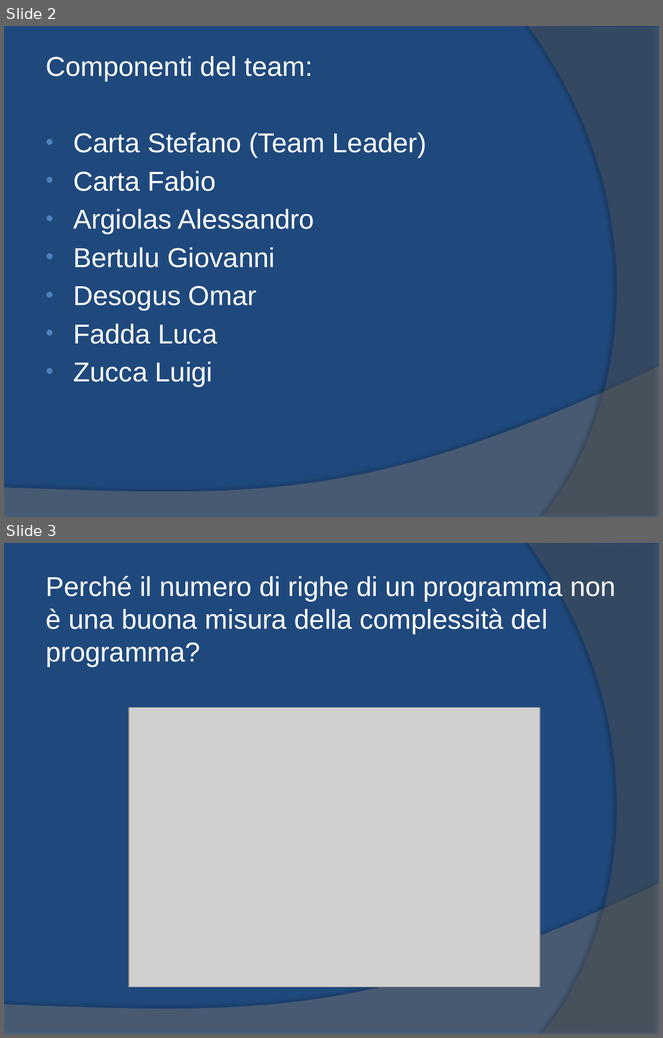
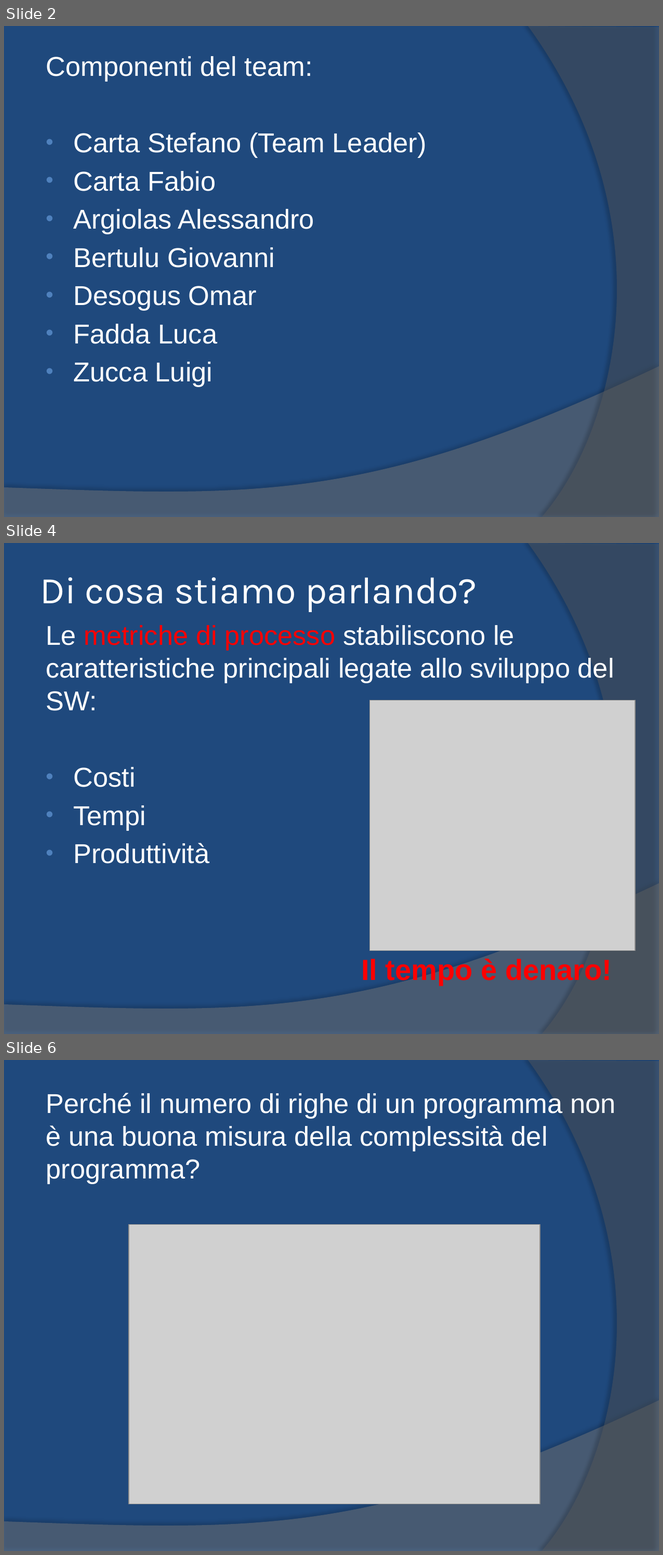
Before and after one commit to yan0z/ISW, a slide deck: Quesito 2 Team/1.ISW-Metrica.pptx. Shown one above the other, each under a label of ours: slides 2 and 3 before the commit, slides 2, 4 and 6 after it; the slides between them are not shown. The pictures are 663x1038 and 663x1555 pixels, drawn with LibreOffice and Linux fonts; fonts in the diff are those of the drawing; grey boxes stand for pictures. Boxes give left, top, right and bottom in pixels: in the first picture for what was removed or moved away, otherwise in the second. Text is boxed around its words. In the diff, an @@ line names an element or a change of style, - is before the commit and + after.

```diff
--- a/Quesito 2 Team/1.ISW-Metrica.pptx
+++ b/Quesito 2 Team/1.ISW-Metrica.pptx
@@ slide 4 added at [4,543,659,1034], background #1F497D; not listed: 2 template elements that a slide beside it also shows @@
@@ title added at [40,577,477,612], 41.4 pt, text #FFFFFF @@
+Di cosa stiamo parlando?
@@ text added at [46,625,614,986], 30 pt, text #FFFFFF @@
+Le metriche di processo stabiliscono le caratteristiche principali legate allo sviluppo del SW:
+• Costi
+• Tempi
+• Produttività
+Il tempo è denaro!
@@ picture added at [370,700,635,951] @@
@@ what was slide 3 is now slide 6 @@
```
Also in this commit, not shown: 2 slides changed, 6 other slides added, 6 other files.
